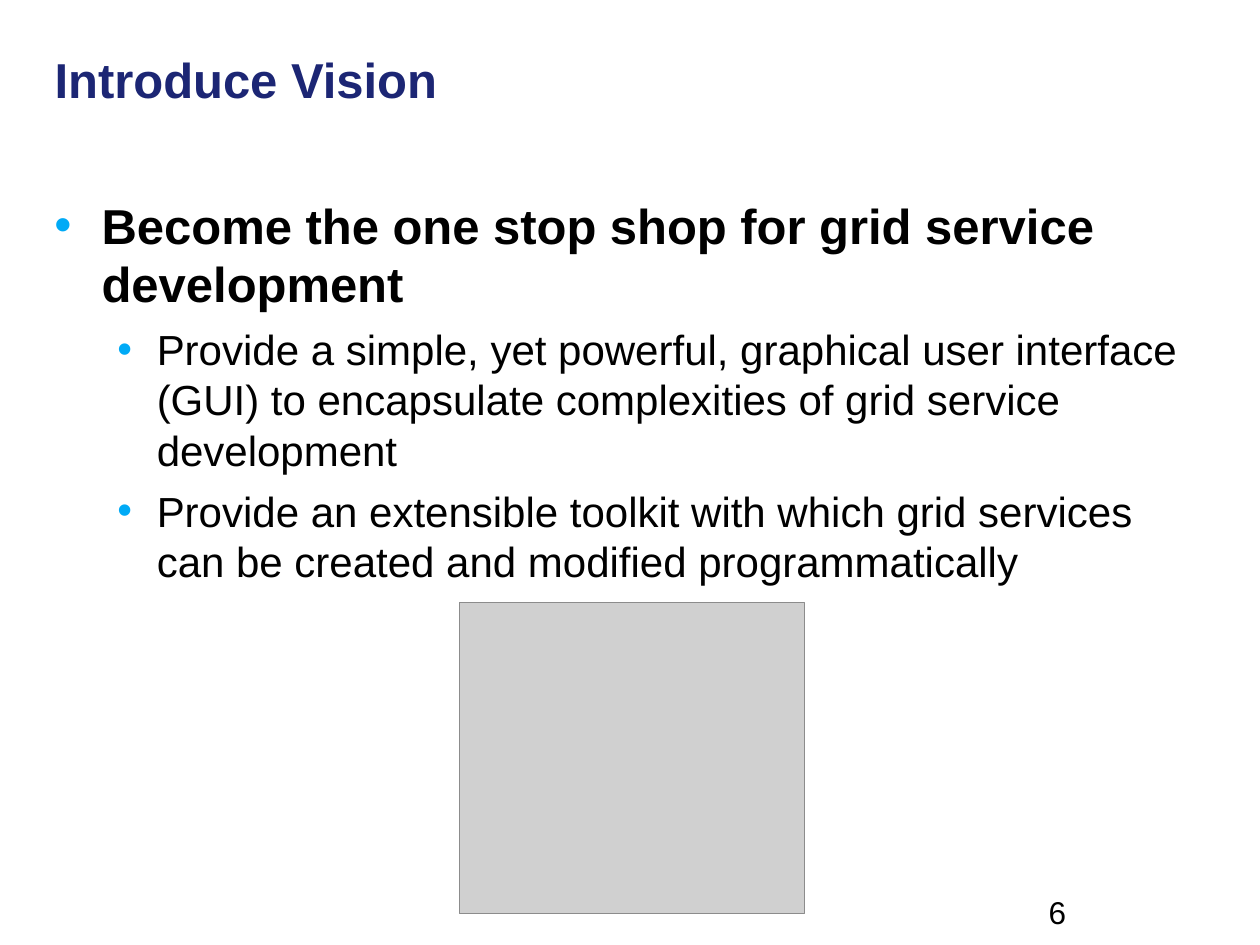
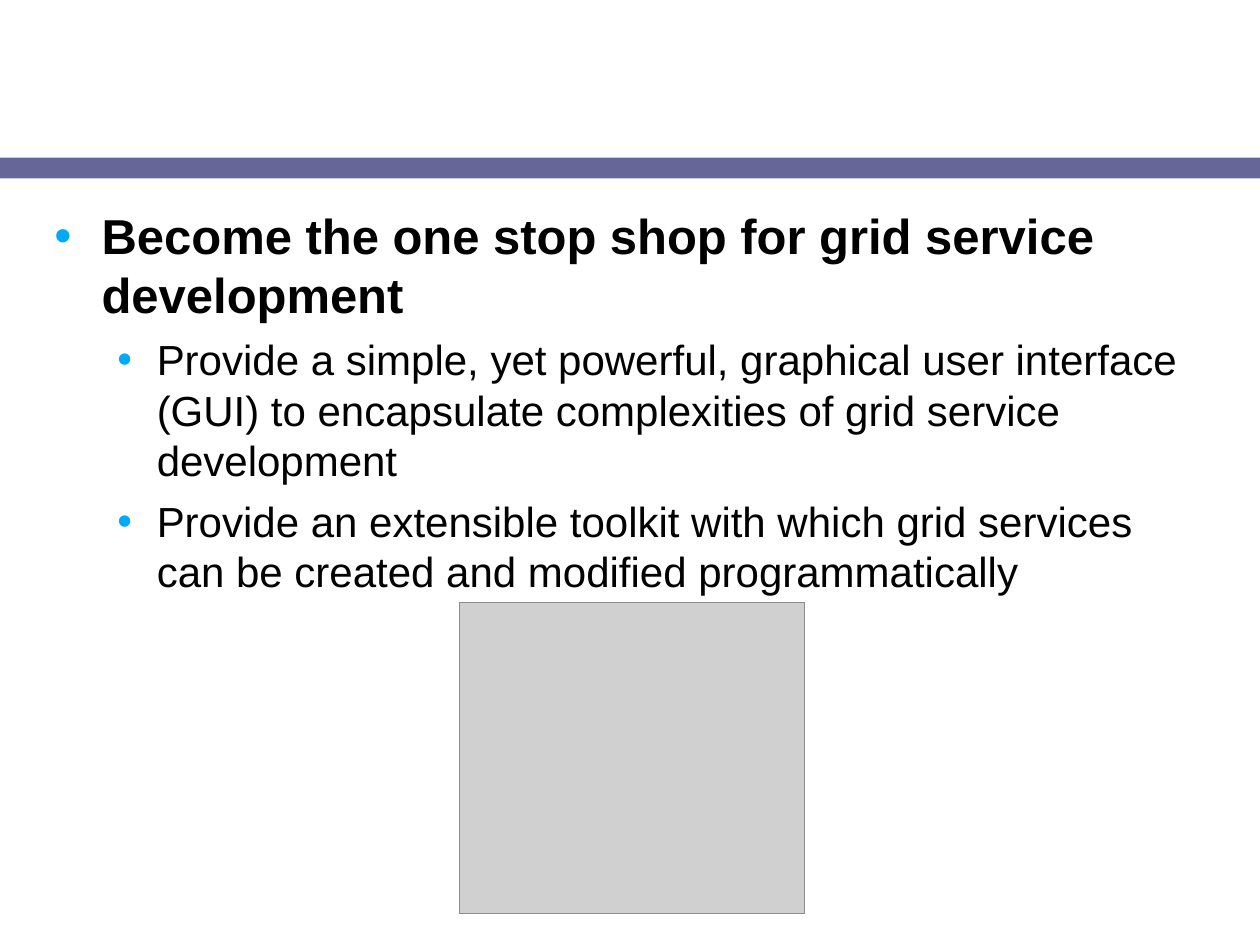
Before and after one commit to NCIP/cagrid-docs, a slide deck: slide 2 of presentations/2008_AnnualMeeting/breakouts/caGrid_Introduce.ppt (slide 6 before the commit). Drawn at 1260x945 pixels with LibreOffice and Linux fonts; fonts in the diff are those of the drawing; grey boxes stand for pictures; background and template pictures are left out. Boxes give left, top, right and bottom in pixels: in the first picture for what was removed or moved away, otherwise in the second. Text is boxed around its words. In the diff, an @@ line names an element or a change of style, - is before the commit and + after.

```diff
--- a/presentations/2008_AnnualMeeting/breakouts/caGrid_Introduce.ppt
+++ b/presentations/2008_AnnualMeeting/breakouts/caGrid_Introduce.ppt
@@ title "Introduce Vision" at (x1=42, y1=0, x2=987, y2=147): size 28 to 24 pt, text colour #1C2674 to #FFFFFF @@
@@ rounded rectangle added at (x1=0, y1=158, x2=1260, y2=179), fill #666699 @@
@@ text "Become the one stop shop ..." moved from (x1=102, y1=208, x2=1177, y2=585) to (x1=102, y1=218, x2=1177, y2=596) @@
@@ page number removed at (x1=1049, y1=902, x2=1067, y2=925) @@
-6
```
Also in this commit, not shown: 36 other slides changed, 4 slides removed.
